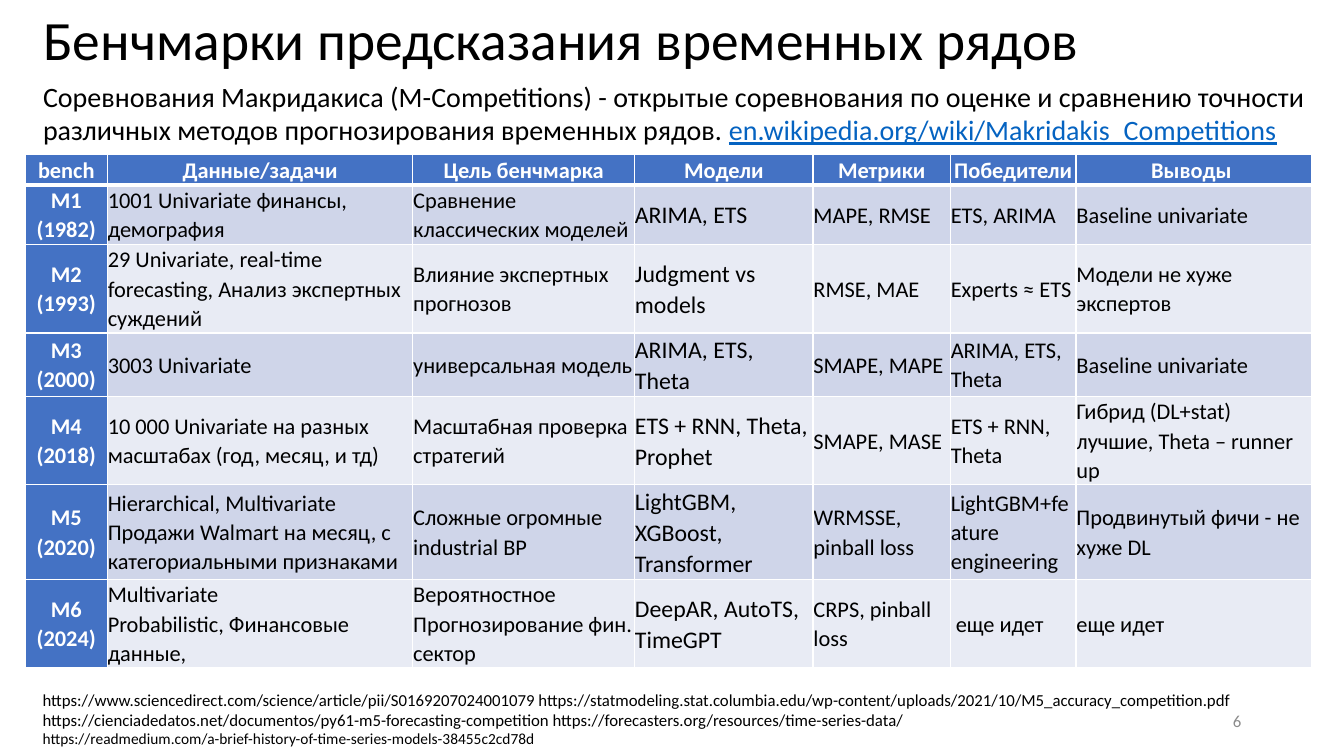
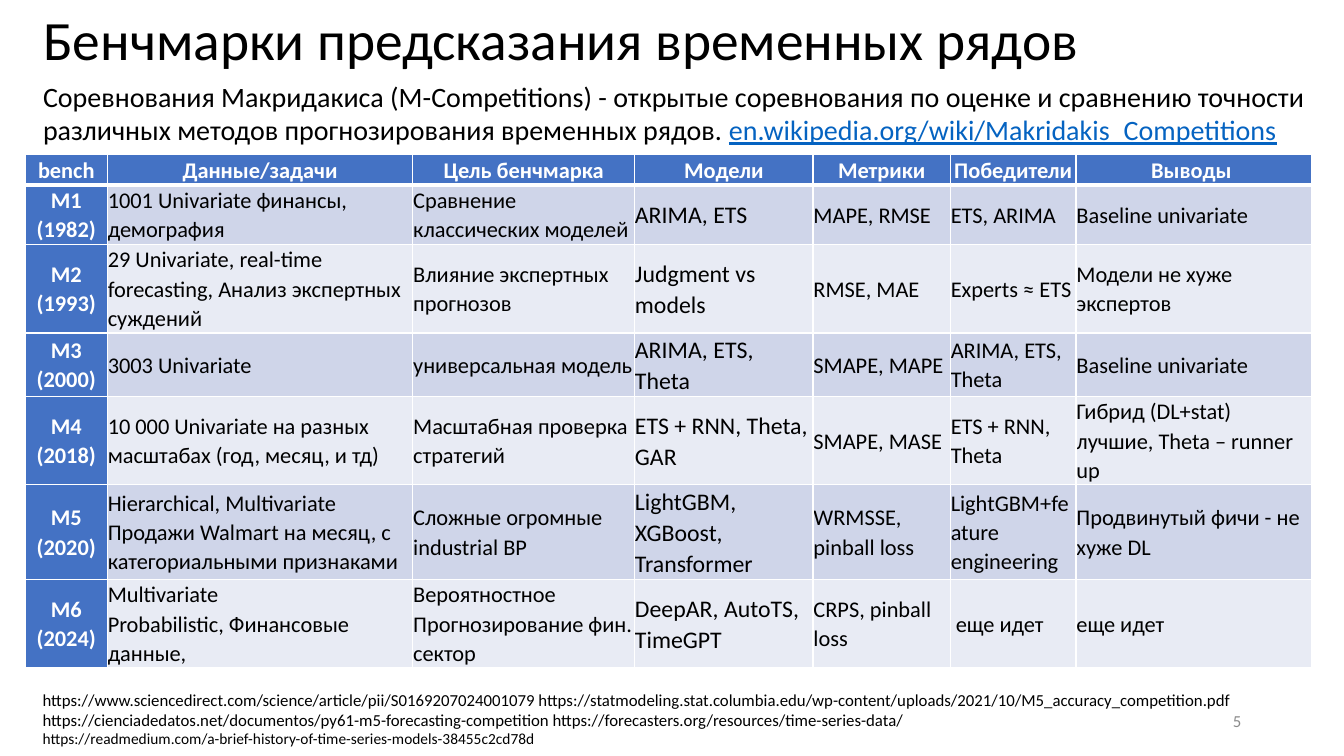
Before and after one commit to MVRonkin/TimeSeriesCourse, a slide deck: slide 5 of Last/LEC/01-2_Benchmarking.pptx (slide 6 before the commit). Drawn at 1344x756 pixels with LibreOffice and Linux fonts; fonts in the diff are those of the drawing. Boxes give left, top, right and bottom in pixels: in the first picture for what was removed or moved away, otherwise in the second. Text is boxed around its words. In the diff, an @@ line names an element or a change of style, - is before the commit and + after.

```diff
--- a/Last/LEC/01-2_Benchmarking.pptx
+++ b/Last/LEC/01-2_Benchmarking.pptx
@@ table at bbox=[25, 154, 1313, 669] @@
-row 5, column 4: ETS + RNN, Theta, Prophet
+row 5, column 4: ETS + RNN, Theta, GAR
@@ page number at bbox=[1233, 716, 1241, 727]: text changed @@
-6
+5
```
Also in this commit, not shown: 7 other slides changed, 1 slide removed, 1 other file.
